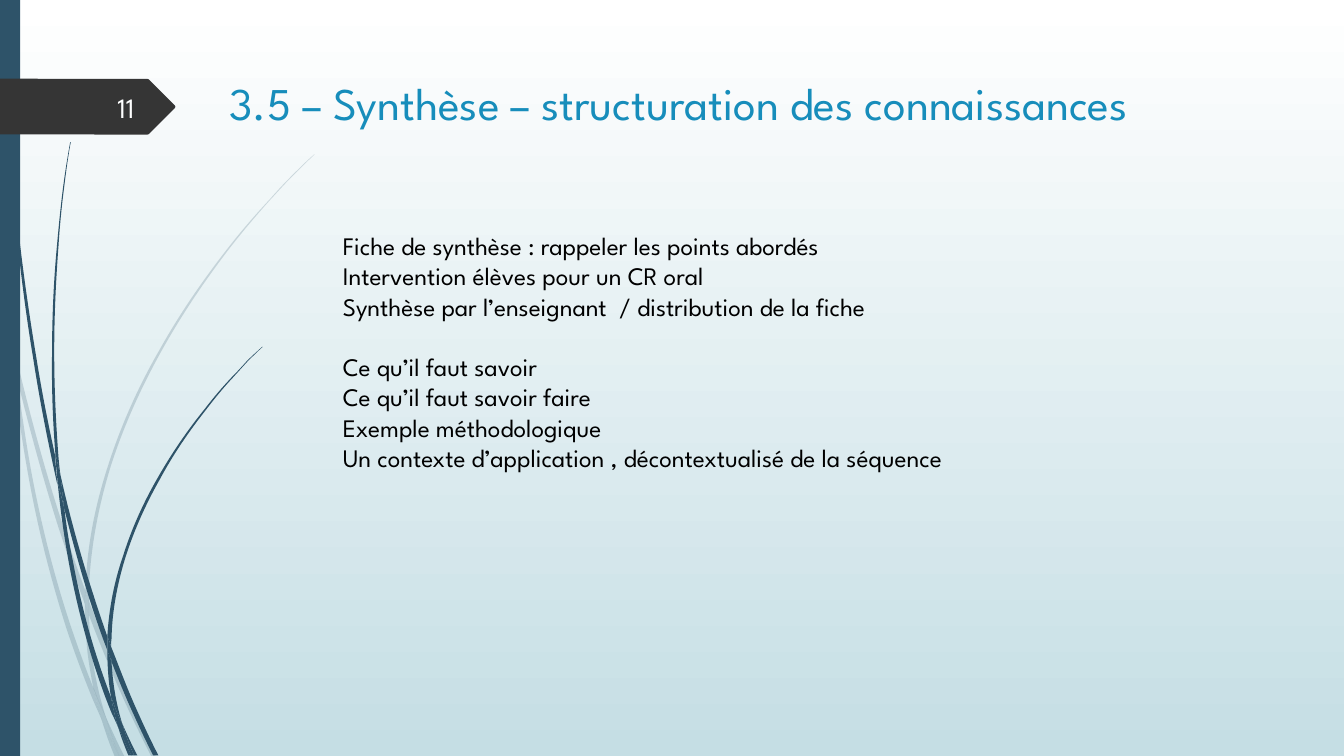
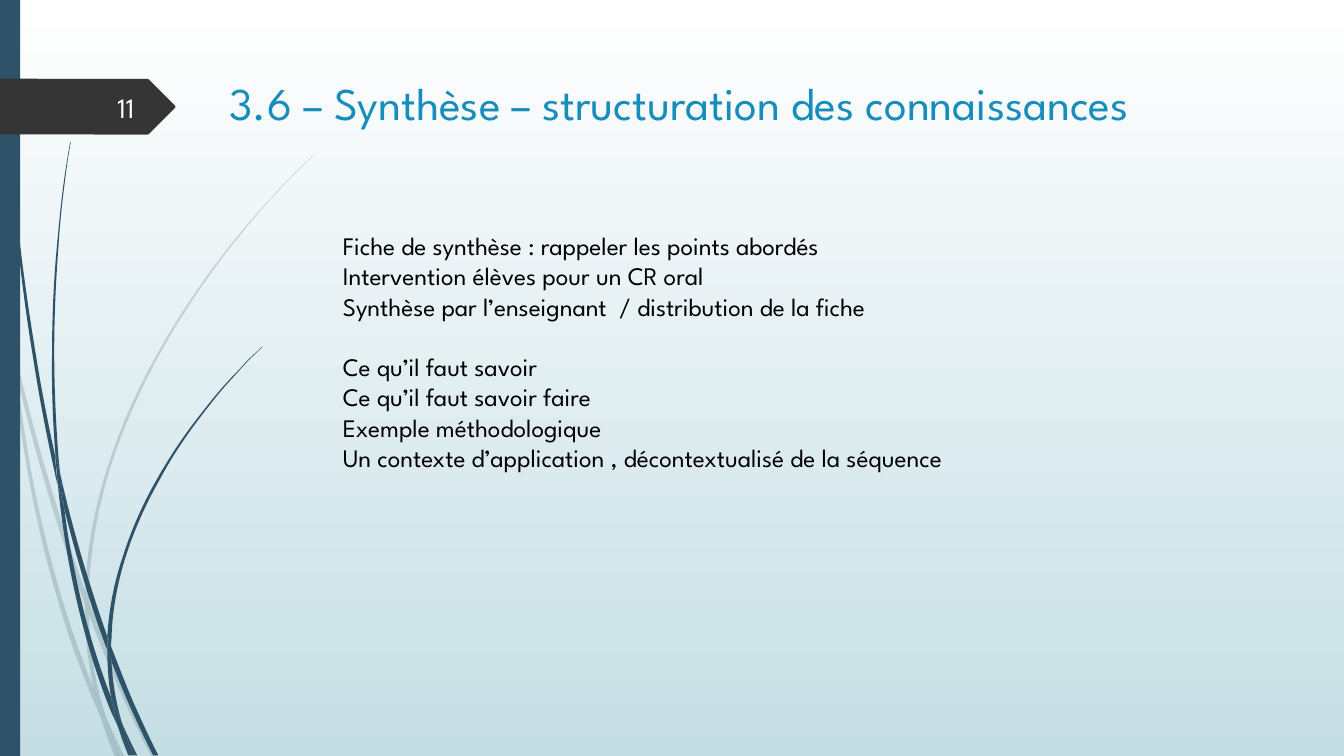
Before and after one commit to SdeuxiModeles/Modeles, a slide deck: slide 11 of N1SPE.pptx. Drawn at 1344x756 pixels with LibreOffice and Linux fonts; fonts in the diff are those of the drawing. Boxes give left, top, right and bottom in pixels: in the first picture for what was removed or moved away, otherwise in the second. Text is boxed around its words. In the diff, an @@ line names an element or a change of style, - is before the commit and + after.

```diff
--- a/N1SPE.pptx
+++ b/N1SPE.pptx
@@ title at (x1=230, y1=88, x2=1129, y2=130): text changed @@
-3.5 – Synthèse – structuration des connaissances
+3.6 – Synthèse – structuration des connaissances
```
Also in this commit, not shown: 19 other slides changed, 1 other file.
